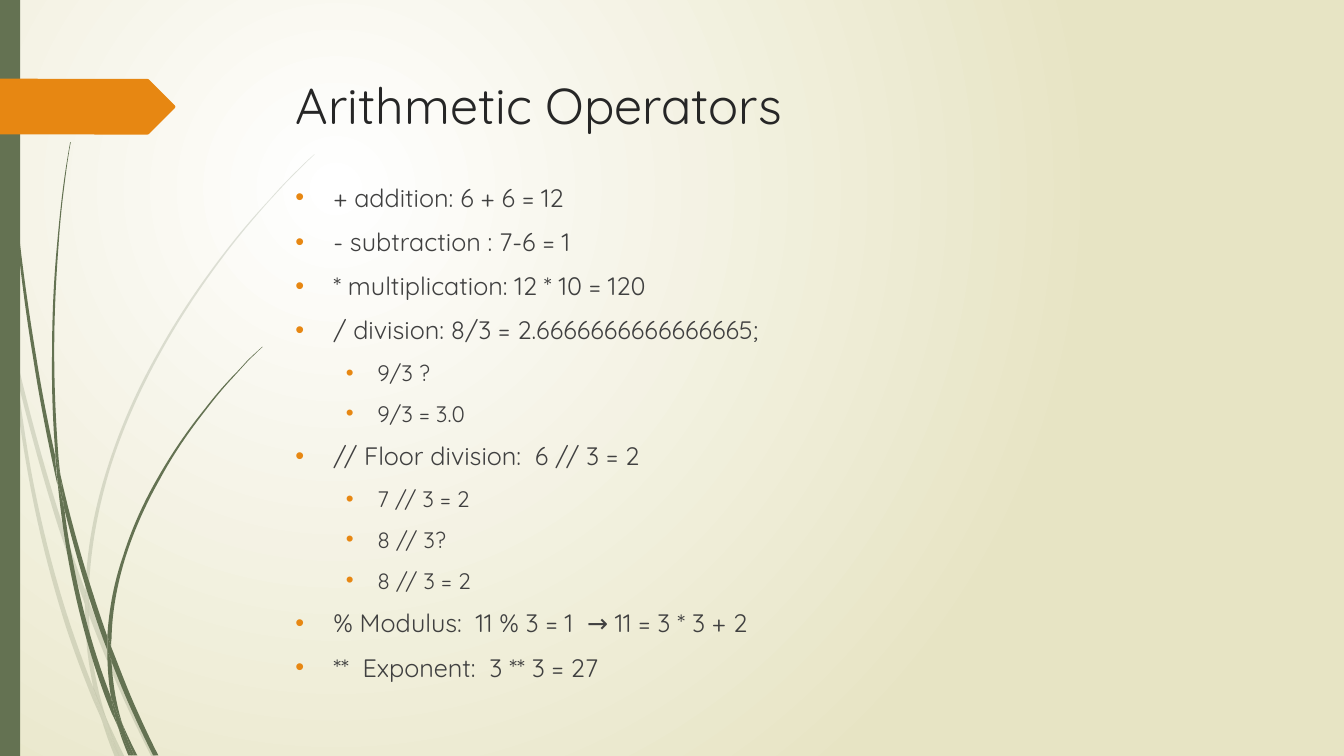
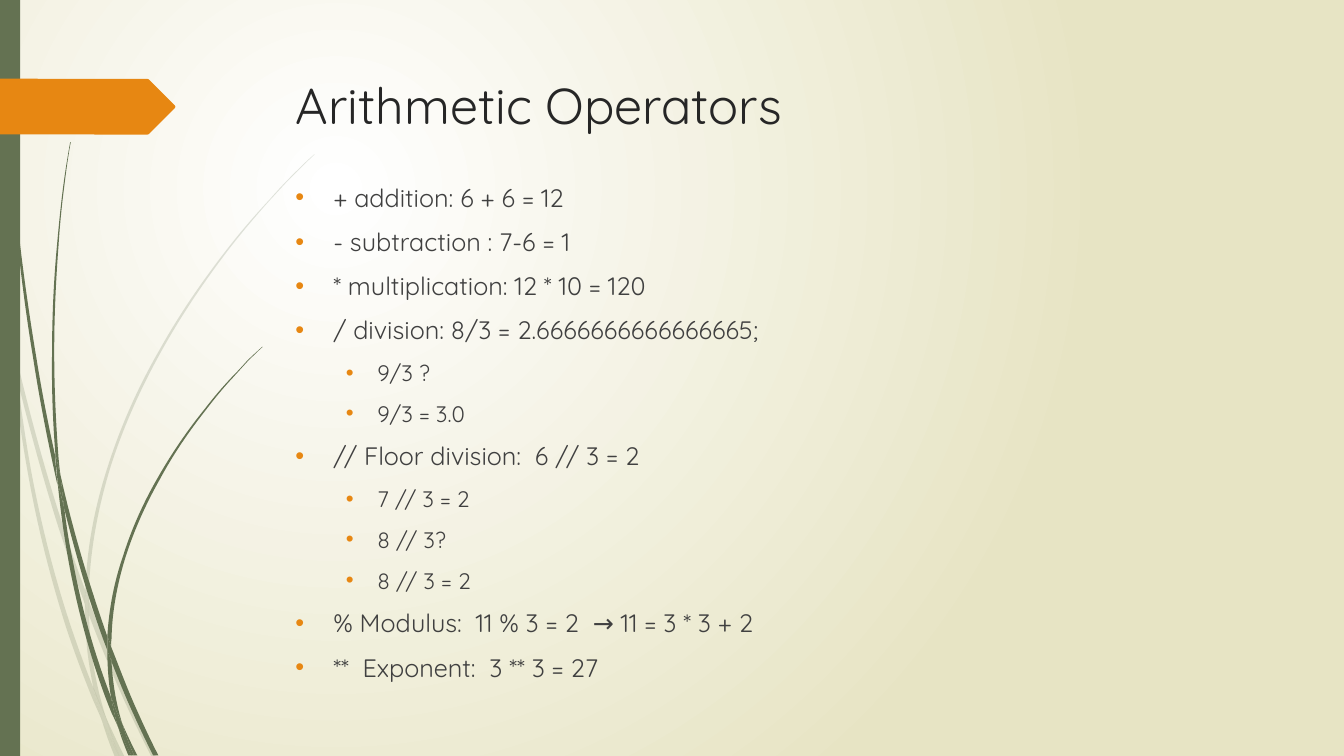
Before and after one commit to percyteng/Python-lecture, a slide deck: slide 6 of Lecture.pptx. Drawn at 1344x756 pixels with LibreOffice and Linux fonts; fonts in the diff are those of the drawing. Boxes give left, top, right and bottom in pixels: in the first picture for what was removed or moved away, otherwise in the second. Text is boxed around its words. In the diff, an @@ line names an element or a change of style, - is before the commit and + after.

```diff
--- a/Lecture.pptx
+++ b/Lecture.pptx
@@ text at bbox=[360, 613, 753, 632]: text changed @@
-• % Modulus: 11 % 3 = 1 → 11 = 3 * 3 + 2
+• % Modulus: 11 % 3 = 2 → 11 = 3 * 3 + 2
```
Also in this commit, not shown: 2 other slides changed, 10 other files.
